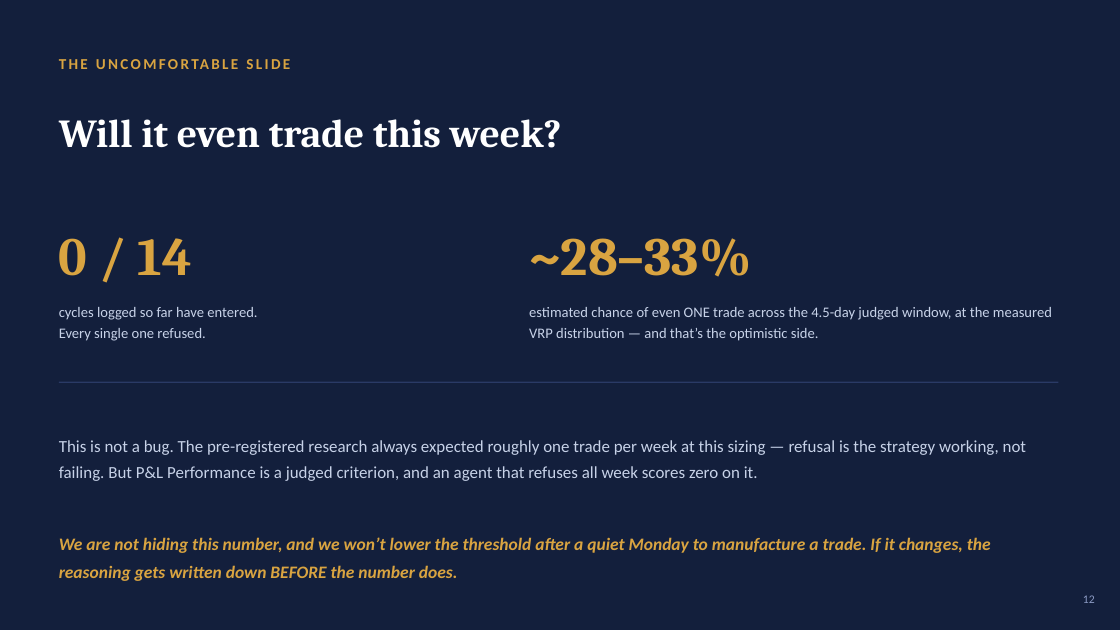
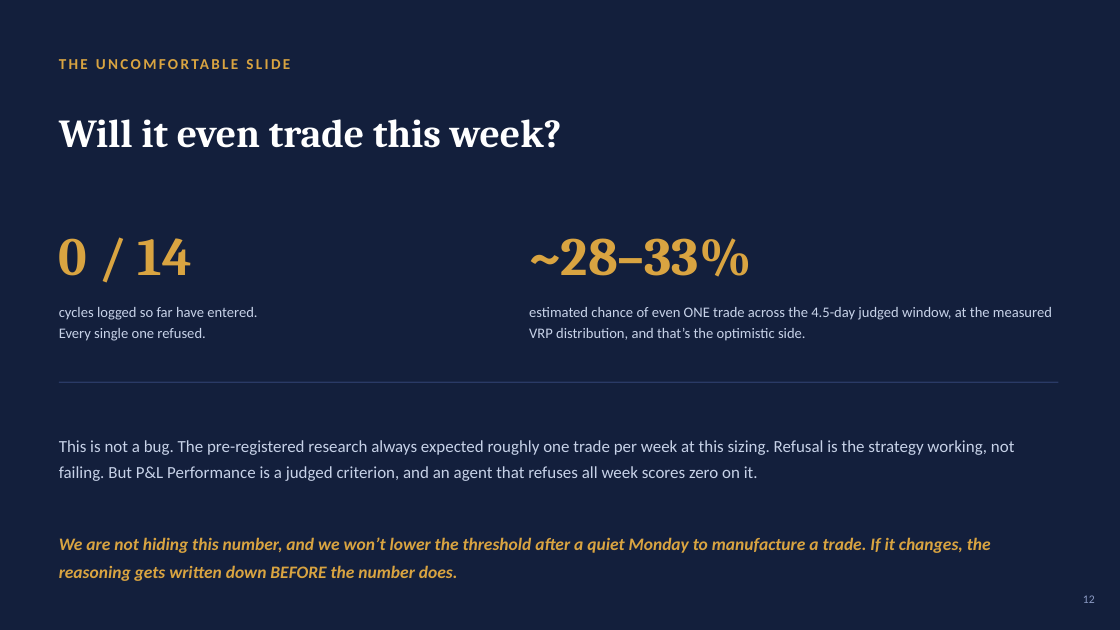
Before and after one commit to nilaymastaadmi/alpaca-hackathon, a slide deck: slide 12 of presentation/slides_draft.pptx. Drawn at 1120x630 pixels with LibreOffice and Linux fonts; fonts in the diff are those of the drawing. Boxes give left, top, right and bottom in pixels: in the first picture for what was removed or moved away, otherwise in the second. Text is boxed around its words. In the diff, an @@ line names an element or a change of style, - is before the commit and + after.

Commit message:
Fix em-dash rule violations across the deck (rule 1, no em-dashes anywhere in this repo)

```diff
--- a/presentation/slides_draft.pptx
+++ b/presentation/slides_draft.pptx
@@ text at [529,307,1052,341]: text changed @@
-estimated chance of even ONE trade across the 4.5-day judged window, at the measured VRP distribution — and that’s the optimistic side.
+estimated chance of even ONE trade across the 4.5-day judged window, at the measured VRP distribution, and that’s the optimistic side.
@@ text at [59,440,1014,481]: text changed @@
-This is not a bug. The pre-registered research always expected roughly one trade per week at this sizing — refusal is the strategy working, not failing. But P&L Performance is a judged criterion, and an agent that refuses all week scores zero on it.
+This is not a bug. The pre-registered research always expected roughly one trade per week at this sizing. Refusal is the strategy working, not failing. But P&L Performance is a judged criterion, and an agent that refuses all week scores zero on it.
```
Also in this commit, not shown: 13 other slides changed, 2 other files.
